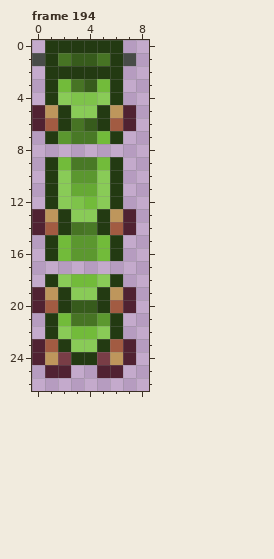
Pixel-art file -- ExternalAssets/Banners.ase. This is how it looked before the edit.
9x27 pixels, 333 frames. Shown: frame 194. The commit also changed other frames, which this record leaves out.
The same view after the edit:
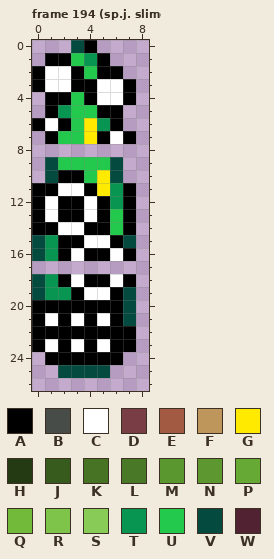
Palette (. is transparent): A #000000  B #484c48  C #ffffff  D #793d46  E #a25b42  F #be965c  G #ffea00  H #233a12  J #375b1c  K #477424  L #497926  M #5b972f  N #5c982f  P #66a934  Q #72bb3a  R #7ec34a  S #89cb57  T #089551  U #23c94d  V #044a3e  W #502232
Diff:
--- frame 194 (sp.j. slime), layers "Layer 1", "Sprite Sheet"
@@ x 0..8 @@
- 0 .HHHHHH..
- 1 BHKJJKHB.
- 2 .HHHHHH..
- 3 .HQKJQH..
- 4 .HSRRSH..
- 5 WFHSSHFW.
- 6 WEHKJHEW.
- 7 .HMLLQH..
+ 0 ...VA....
+ 1 .AAUTA...
+ 2 ACCAUAA..
+ 3 ACCAACCA.
+ 4 .AAUACCA.
+ 5 .ATUUAA..
+ 6 ACAUGTA..
+ 7 .AUUGACA.
  8 .........
- 9 .HQLLQH..
-10 .HSMMSH..
-11 .HSPPSH..
-12 .HSRQSH..
-13 WFHSSHFW.
-14 WEHKLHEW.
-15 .HQMMQH..
-16 .HQNNQH..
+ 9 .VUUUUV..
+10 .VAAUGV..
+11 AACCAGTA.
+12 ACAACATA.
+13 ACAACAUA.
+14 AACCAAUA.
+15 VTAACCAV.
+16 VTACAACA.
 17 .........
-18 .HSQQSH..
-19 WFHSSHFW.
-20 WEHJJHEW.
-21 .HQKKNH..
-22 .HSQQSH..
-23 WEHSSHEW.
-24 WFDHHDFW.
-25 .WW..WW..
+18 VTACAACA.
+19 VTTACCAV.
+20 AAAAAAAV.
+21 ACACACAV.
+22 AAAAAAAA.
+23 ACACACAA.
+24 .AAAAAA..
+25 ..VVVV...
 26 .........
Boxes around the changes in both pictures, in picture pixels (x1, y1, x2, y2):
changed: (32, 40, 136, 378)
